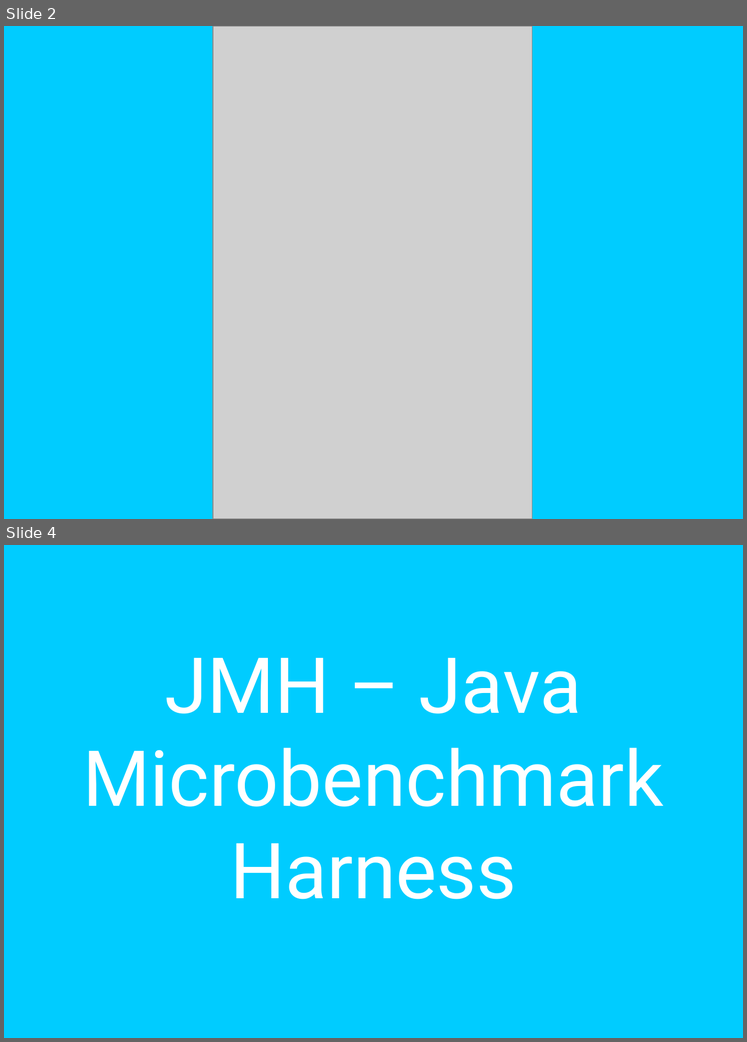
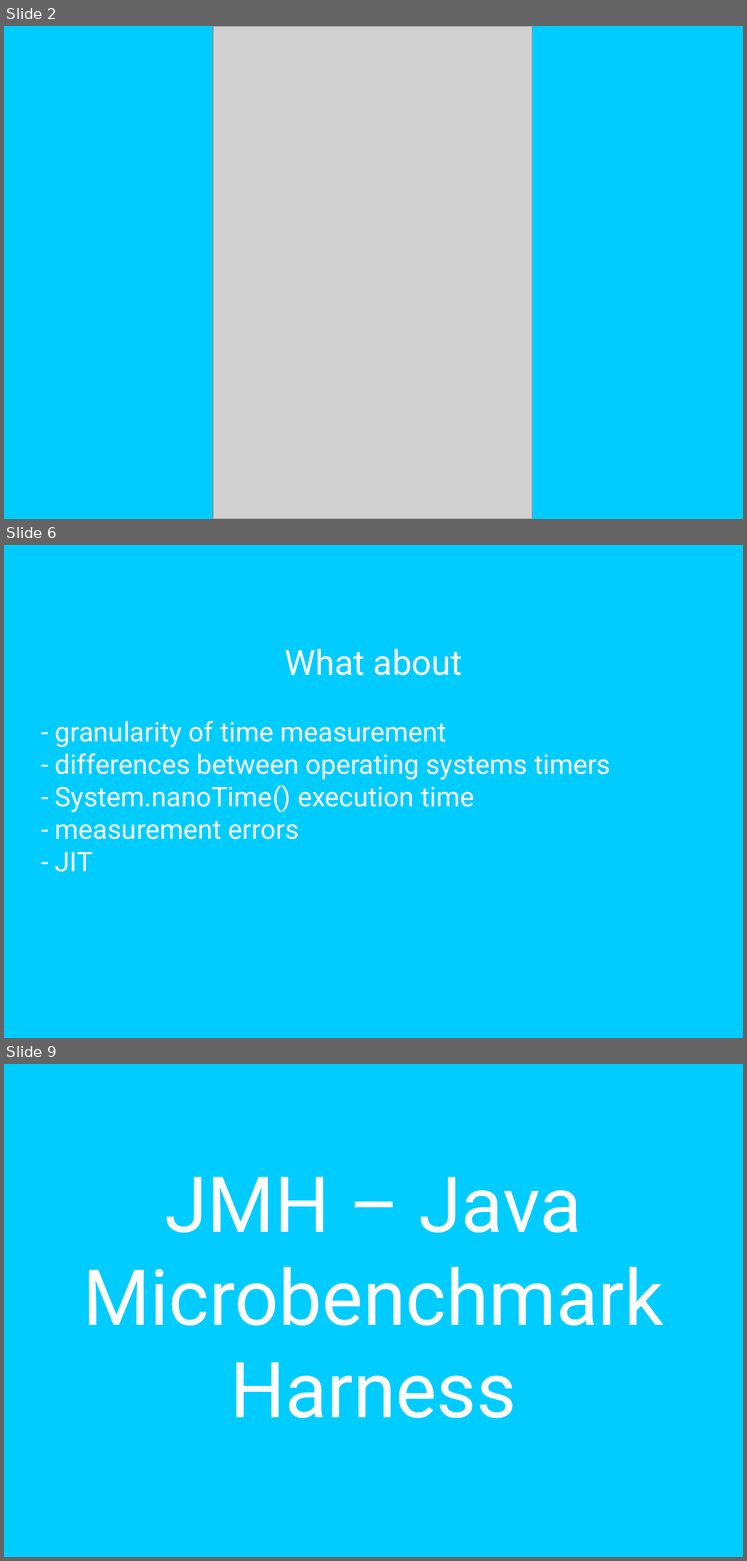
Before and after one commit to mateuszwinnicki/talks, a slide deck: MicrobenchmarksJMH/JMH.odp. Shown one above the other, each under a label of ours: slides 2 and 4 before the commit, slides 2, 6 and 9 after it; the slides between them are not shown. The pictures are 747x1042 and 747x1561 pixels, drawn with LibreOffice and Linux fonts; fonts in the diff are those of the drawing; grey boxes stand for pictures. Boxes give left, top, right and bottom in pixels: in the first picture for what was removed or moved away, otherwise in the second. Text is boxed around its words. In the diff, an @@ line names an element or a change of style, - is before the commit and + after.

```diff
--- a/MicrobenchmarksJMH/JMH.odp
+++ b/MicrobenchmarksJMH/JMH.odp
@@ slide 6 added at box(4, 545, 743, 1038), background #00CCFF @@
@@ text added at box(55, 648, 611, 872), 28 pt, text #FFFFFF @@
+What about
+- granularity of time measurement
+- differences between operating systems timers
+- System.nanoTime() execution time
+- measurement errors
+- JIT
@@ what was slide 4 is now slide 9 @@
```
Also in this commit, not shown: 2 slides changed, 5 other slides added, 2 slides removed, 5 other files.
